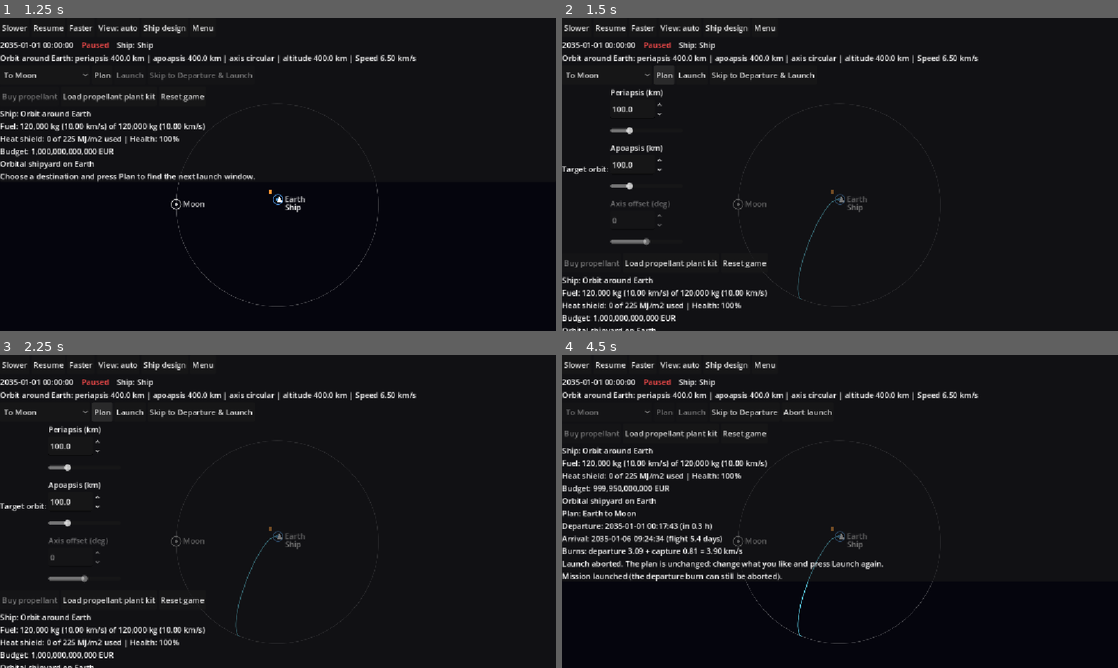
Above: before the commit, frames 1-4 (two rows, left to right).
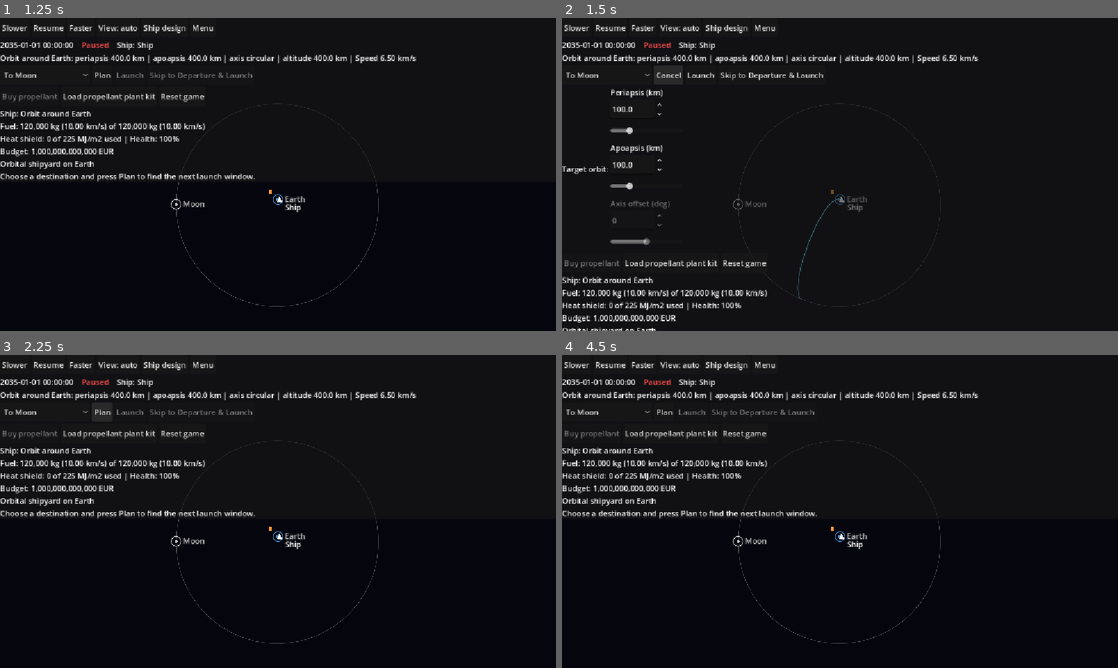
Above: after the commit, the same moments.

Repository: jonmakescars/asteroid-miner
Game: Godot game, scene res://menu.tscn
Same seed, same stepped clock (60 frames per second), same inputs: the game is played once before the commit and once after it.
Inputs (mouse positions are in pixels of both pictures, inside the frame that each line leads up to):
- Up to frame 1 (1.25 s): click "Orbit map" at 0.5 s
- Up to frame 2 (1.5 s): click "Plan" at 1.25 s
- Up to frame 3 (2.25 s): click "Plan" (after the commit: "Cancel") at 2 s
- Up to frame 4 (4.5 s): click (689, 411) at 2.75 s, where only the run before the commit has a clickable "Launch"; click (806, 411) at 3.5 s, where only the run before the commit has a clickable "Abort launch"; click (689, 411) at 4.25 s, where only the run before the commit has a clickable "Launch"

Frame 1 is identical in both runs. In frame 2, 0.3% of the frame differs, in the area x 16-47%, y 17-20%; in frame 3, 5.7%, in the area x 0-69%, y 17-100%; in frame 4, 3.6%.
Error before the commit: Trying to assign value of type 'Nil' to a variable of type 'Dictionary'. (res://scripts/aero_braking.gd:336)

Commit message:
Step 9o - Menu fix and moon orbit status fix

Diff:
--- a/scripts/aero_braking.gd
+++ b/scripts/aero_braking.gd
@@ -286,7 +286,7 @@
 	var aero := {"available": false, "enabled": false, "outcome": "ok", "message": ""}
 	plan["aero"] = aero
 	_use_propulsive_capture(plan)
-	if not target.has("atmosphere"):
+	if not (target.get("atmosphere") is Dictionary):
 		return
 	if GameState.ship_shield_cm <= 0.0:
 		aero["message"] = "No heat shield: aerobraking is not possible."
@@ -332,7 +332,7 @@
 	if rp_alt < 0.0:
 		plan["outcome"] = "crash"
 		plan["outcome_text"] = "The periapsis of the target orbit (%.1f km) is below the surface: the ship will crash into %s." % [rp_alt, target["name"]]
-	elif target.has("atmosphere"):
+	elif target.get("atmosphere") is Dictionary:
 		var atmosphere: Dictionary = target["atmosphere"]
 		if rp_alt < float(atmosphere["min_periapsis_altitude_km"]):
 			plan["outcome"] = "burn_up"
--- a/scripts/game_state.gd
+++ b/scripts/game_state.gd
@@ -236,7 +236,7 @@
 	var speed := TransferPlanner.velocity_kms(position_fn, time_jd).length()
 	var altitude := position.length() - radius
 	var speed_name := "Speed"
-	if body.has("atmosphere") and altitude < AeroBraking.interface_altitude_km(body["atmosphere"]):
+	if body.get("atmosphere") is Dictionary and altitude < AeroBraking.interface_altitude_km(body["atmosphere"]):
 		speed_name = "Airspeed"
 	var axis_text := "circular"
 	if not OrbitControl.is_circular(periapsis, apoapsis):
--- a/scripts/orbit_view.gd
+++ b/scripts/orbit_view.gd
@@ -300,11 +300,28 @@
 
 
 func _on_plan() -> void:
+	if not plan.is_empty() and not plan["committed"]:
+		_cancel_plan()
+		return
 	# A new orbit around the body the ship is at starts from the current orbit, not from an earlier choice.
 	var here := GameState.ship_body() if GameState.ship_body() != "" else GameState.ship_frame()
 	if _selected_target_id() == here and not GameState.ship_in_transit():
 		GameState.target_orbits.erase(here)
 	_make_plan(false)
+
+
+## Cancel: forgets the orbit chosen for this destination and closes the planner. A course change in flight
+## goes back to showing the course the ship is following.
+func _cancel_plan() -> void:
+	GameState.target_orbits.erase(str(plan["target_id"]))
+	if not GameState.saved_plan.is_empty():
+		_drop_draft(true)
+		return
+	plan = {}
+	var parked := GameState.parked_leg()
+	if not parked.is_empty():
+		legs = [parked]
+	message = ""
 
 
 ## Plans the next departure with the player's target orbit for the chosen destination. With keep_aero_off an
@@ -571,6 +588,7 @@
 	var in_transit := _in_transit()
 	var burn_pending: bool = not plan.is_empty() and plan["committed"] and not plan["departure_done"]
 	plan_button.disabled = destination_ids.is_empty() or burn_pending
+	plan_button.text = "Cancel" if not plan.is_empty() and not plan["committed"] else "Plan"
 	target_picker.disabled = destination_ids.is_empty() or burn_pending
 	keep_button.visible = not GameState.saved_plan.is_empty()
 	var draft_bad: bool = not plan.is_empty() and not plan["committed"] and str(plan.get("outcome", "ok")) != "ok"
Not shown, added: step9n-moonstatus.zip
Not shown, added: step9o-cancel.zip
